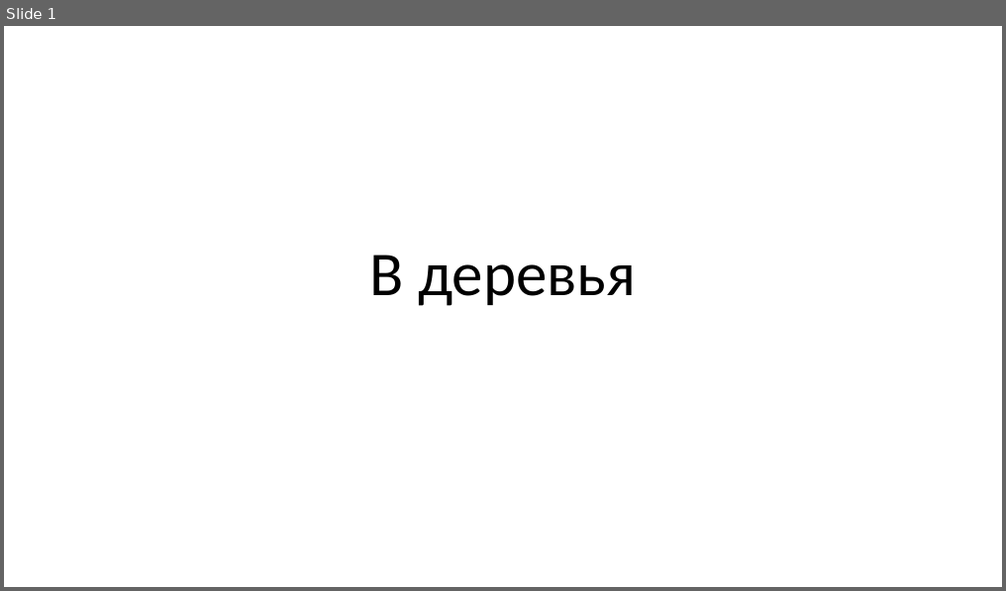
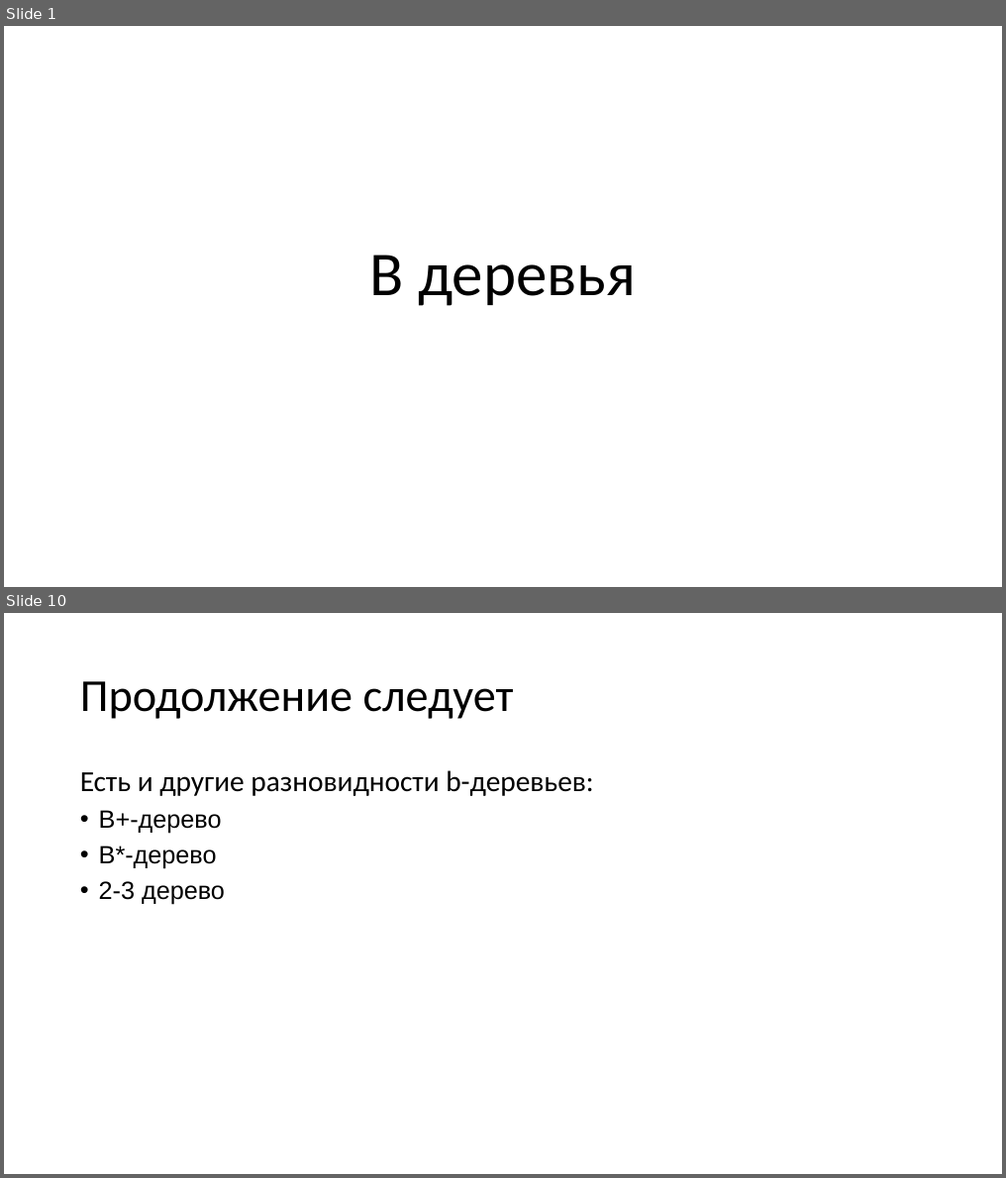
Before and after one commit to IluhaZaz/B_Tree, a slide deck: b_tree.pptx. Shown one above the other, each under a label of ours: slide 1 before the commit, slides 1 and 10 after it; the slides between them are not shown. The pictures are 1006x591 and 1006x1178 pixels, drawn with LibreOffice and Linux fonts; fonts in the diff are those of the drawing. Boxes give left, top, right and bottom in pixels: in the first picture for what was removed or moved away, otherwise in the second. Text is boxed around its words. In the diff, an @@ line names an element or a change of style, - is before the commit and + after.

```diff
--- a/b_tree.pptx
+++ b/b_tree.pptx
@@ slide 10 added at <box>4,613,1002,1174</box>, background #FFFFFF @@
@@ title added at <box>80,681,514,719</box>, 44 pt, text #000000 @@
+Продолжение следует
@@ text added at <box>80,770,594,905</box>, 28 pt, text #000000 @@
+Есть и другие разновидности b-деревьев:
+• B+-дерево
+• B*-дерево
+• 2-3 дерево
```
Also in this commit, not shown: 8 other slides added, 1 slide removed, 5 other files.
